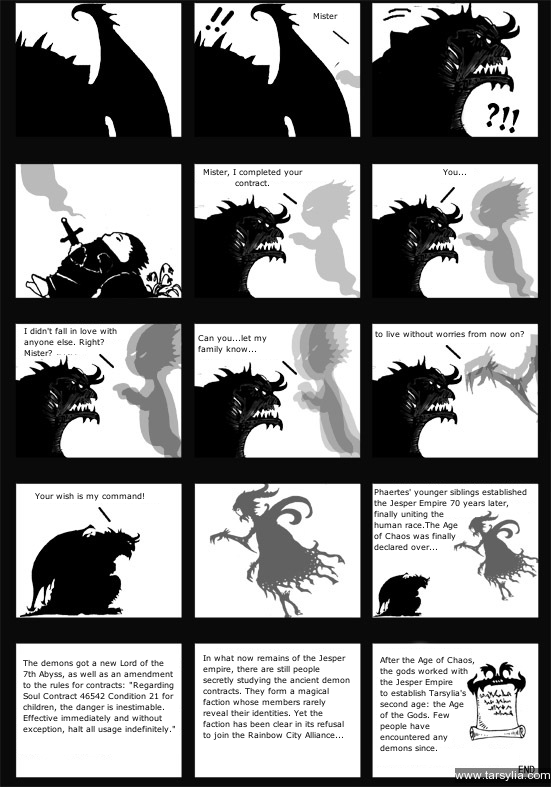
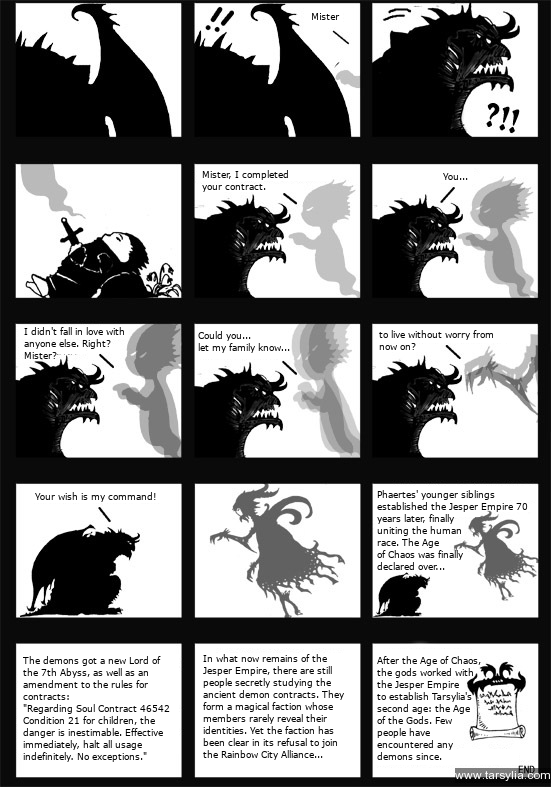
The second w=551, h=787 image is a revision of the first. Changes to its layers:
painted on "Mister" over [312, 13, 340, 20]
painted on "Mister, I completed your contr..." over [202, 168, 303, 192]
painted on "You..." over [443, 169, 468, 180]
painted on "I didn't fall in love with any..." over [24, 327, 124, 359]
renamed "Can you...let my family know....." to "Could you... ...", painted on it over [198, 331, 290, 354]
renamed "to live without worries from n..." to "to live without worry from now...", painted on it over [375, 330, 524, 350]
painted on "Your wish is my command!" over [35, 492, 156, 502]
painted on "Phaertes' younger siblings est..." over [374, 488, 528, 570]
painted on "The demons got a new Lord of t..." over [23, 656, 175, 762]
painted on "In what now remains of the Jes..." over [203, 654, 350, 760]
painted on "After the Age of Chaos, ..." over [377, 656, 481, 760]
